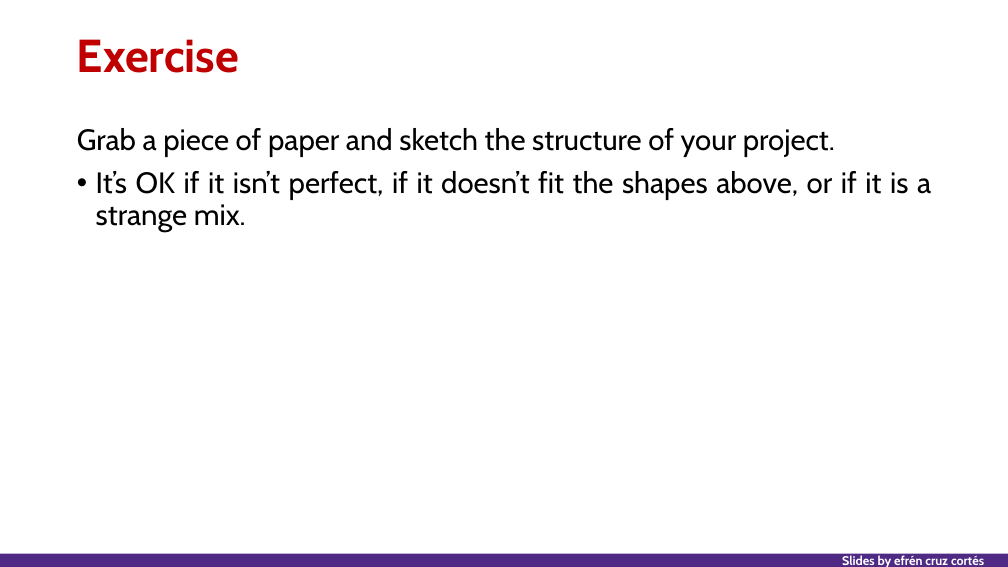
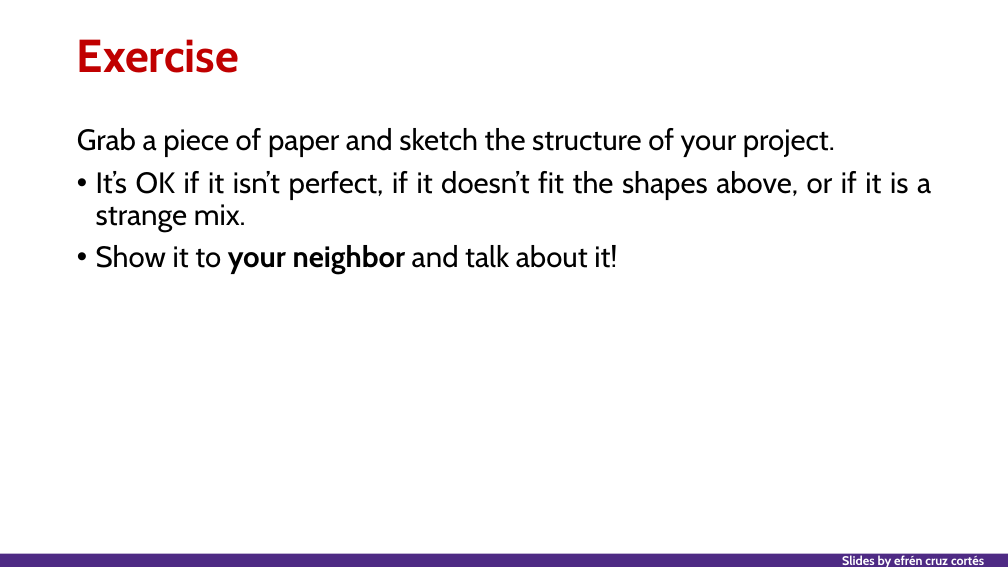
Before and after one commit to nuitrcs/researchers_guide_to_code_organization, a slide deck: slide 20 of researchers_guide_to_code_organization_day_1.pptx (slide 18 before the commit). Drawn at 1008x567 pixels with LibreOffice and Linux fonts; fonts in the diff are those of the drawing. Boxes give left, top, right and bottom in pixels: in the first picture for what was removed or moved away, otherwise in the second. Text is boxed around its words. In the diff, an @@ line names an element or a change of style, - is before the commit and + after.

```diff
--- a/researchers_guide_to_code_organization_day_1.pptx
+++ b/researchers_guide_to_code_organization_day_1.pptx
@@ text at (x1=96, y1=245, x2=617, y2=274): paragraph added @@
+• Show it to your neighbor and talk about it!
```
Also in this commit, not shown: 12 other slides changed, 3 slides added, 4 other files.
